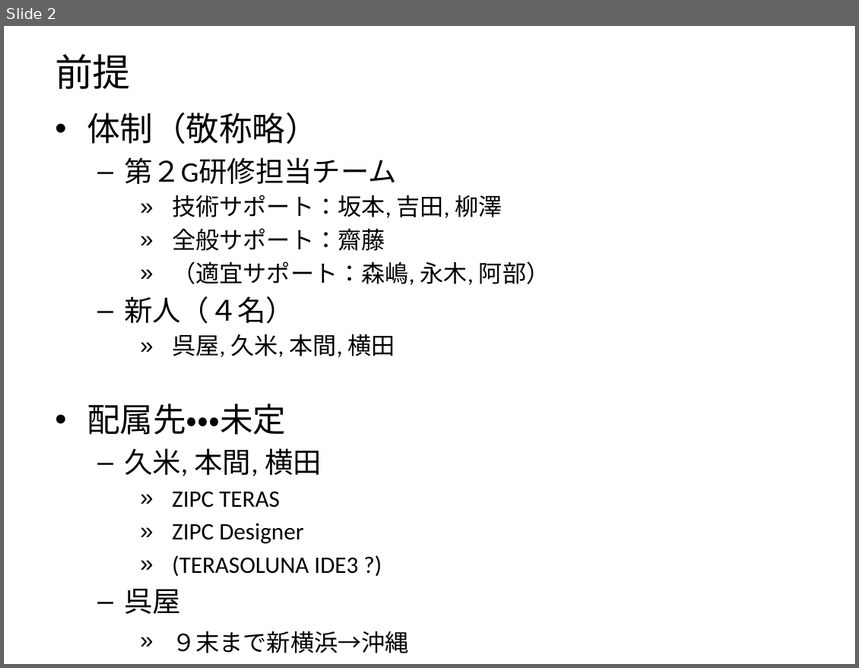
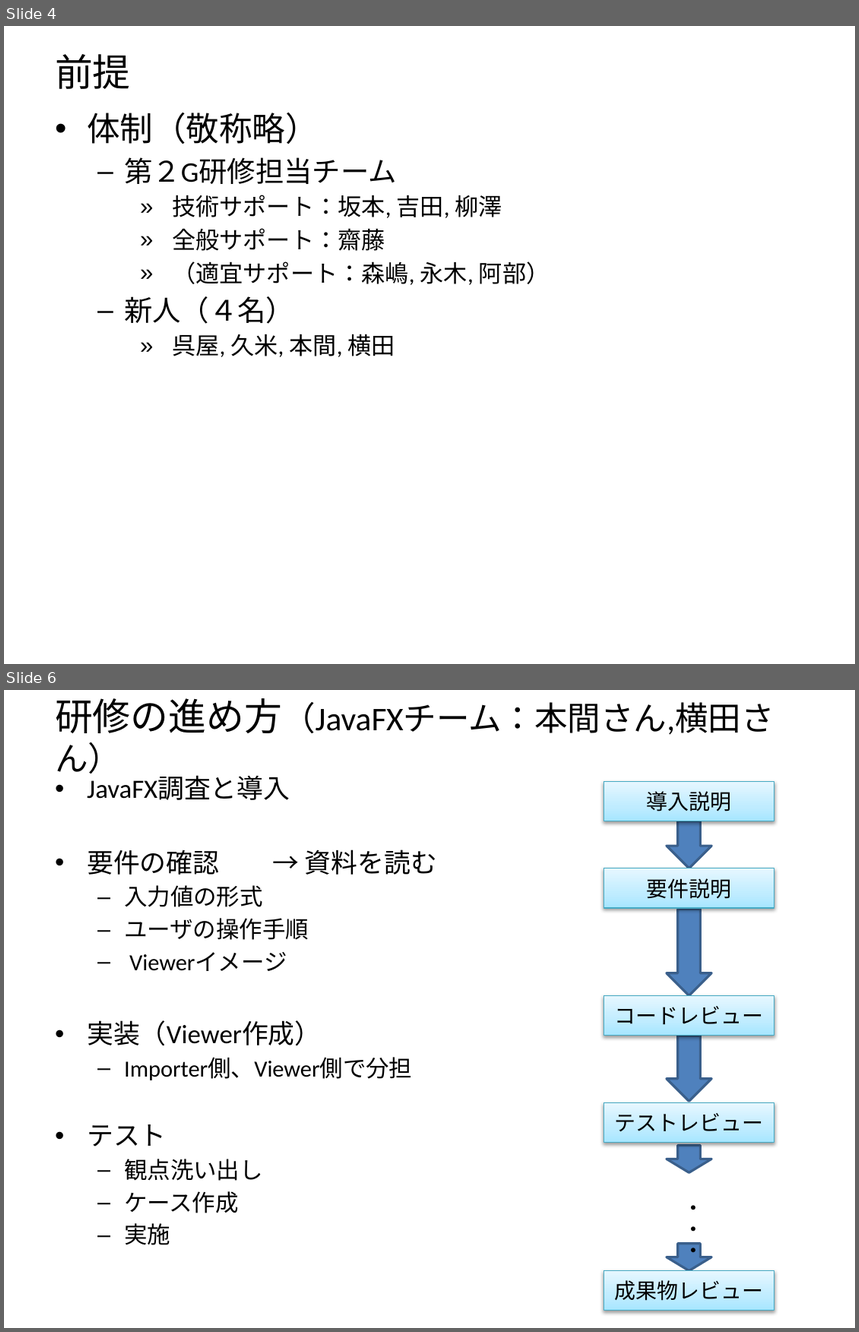
Before and after one commit to N-Saito/Training, a slide deck: 全体説明.pptx. Shown one above the other, each under a label of ours: slide 2 before the commit, slides 4 and 6 after it; the slides between them are not shown. The pictures are 859x668 and 859x1332 pixels, drawn with LibreOffice and Linux fonts; fonts in the diff are those of the drawing. Boxes give left, top, right and bottom in pixels: in the first picture for what was removed or moved away, otherwise in the second. Text is boxed around its words. In the diff, an @@ line names an element or a change of style, - is before the commit and + after.

```diff
--- a/全体説明.pptx
+++ b/全体説明.pptx
@@ slide 6 added at [4,690,855,1328], background #FFFFFF @@
@@ title added at [55,698,774,774], 28 pt, text #000000 @@
+研修の進め方（JavaFXチーム：本間さん,横田さん）
@@ text added at [87,777,437,1246], 19.6 pt, text #000000 @@
+• JavaFX調査と導入
+• 要件の確認 → 資料を読む
+  – 入力値の形式
+  – ユーザの操作手順
+  – Viewerイメージ
+• 実装（Viewer作成）
+  – Importer側、Viewer側で分担
+• テスト
+  – 観点洗い出し
+  – ケース作成
+  – 実施
+• 成果物レビュー
@@ rectangle added at [604,781,775,821], fill gradient #A7E6FF to #C1EDFF to #E7F8FF, outline #46AAC5 0.75 pt, 18 pt, text #000000 @@
+導入説明
@@ down arrow added at [666,821,712,869], fill #4F81BD, outline #3A5F8C 2 pt @@
@@ rectangle added at [604,869,775,909], fill gradient #A7E6FF to #C1EDFF to #E7F8FF, outline #46AAC5 0.75 pt, 18 pt, text #000000 @@
+要件説明
@@ down arrow added at [666,910,712,996], fill #4F81BD, outline #3A5F8C 2 pt @@
@@ rectangle added at [604,996,775,1036], fill gradient #A7E6FF to #C1EDFF to #E7F8FF, outline #46AAC5 0.75 pt, 18 pt, text #000000 @@
+コードレビュー
@@ down arrow added at [666,1036,712,1101], fill #4F81BD, outline #3A5F8C 2 pt @@
@@ rectangle added at [604,1103,775,1143], fill gradient #A7E6FF to #C1EDFF to #E7F8FF, outline #46AAC5 0.75 pt, 18 pt, text #000000 @@
+テストレビュー
@@ down arrow added at [666,1145,712,1173], fill #4F81BD, outline #3A5F8C 2 pt @@
@@ text added at [683,1205,704,1265], 18 pt, text #000000 @@
+・・・
@@ down arrow added at [666,1244,712,1271], fill #4F81BD, outline #3A5F8C 2 pt @@
@@ rectangle added at [604,1271,775,1312], fill gradient #A7E6FF to #C1EDFF to #E7F8FF, outline #46AAC5 0.75 pt, 18 pt, text #000000 @@
+成果物レビュー
@@ what was slide 2 is now slide 4 @@
@@ slide 4 changed as well @@
@@ text at [87,404,409,654]: paragraphs removed @@
-• 配属先・・・未定
-  – 久米, 本間, 横田
-    » ZIPC TERAS
-    » ZIPC Designer
-    » (TERASOLUNA IDE3 ?)
-  – 呉屋
-    » ９末まで新横浜→沖縄
```
Also in this commit, not shown: 4 other slides changed, 5 other slides added, 4 slides removed.
